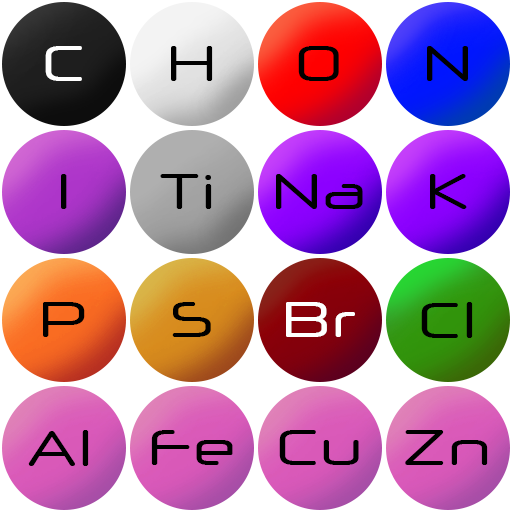
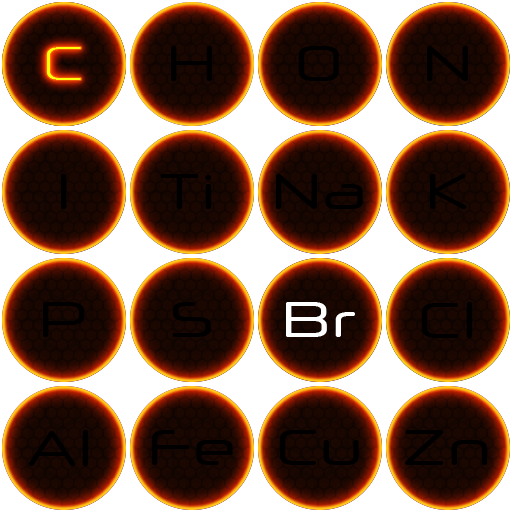
Comparing the layer stacks of the two 512×512 images. Changes:
moved "C" (2nd of 3, in "Tekst" › "C") into group "C", painted on it over left=45, top=46, right=82, bottom=81
added layer "C" (3rd of 3, in "Elipsen") in group "Elipsen" over left=2, top=2, right=126, bottom=126
added layer "base molecule row copy 4" in group "Elipsen" over left=2, top=386, right=510, bottom=510
added layer "base molecule row copy 3" in group "Elipsen" over left=2, top=258, right=510, bottom=382
added layer "base molecule row copy 2" in group "Elipsen" over left=2, top=130, right=510, bottom=254
added layer "base molecule row copy" in group "Elipsen" over left=2, top=2, right=510, bottom=126
added group "Group 1" with 3 layers in group "Elipsen" over left=2, top=2, right=126, bottom=126
added layer "Layer 3 copy 2" in group "Group 1" over left=2, top=2, right=126, bottom=126
moved "Ellipse 1" into group "Group 1" over left=2, top=2, right=126, bottom=126
